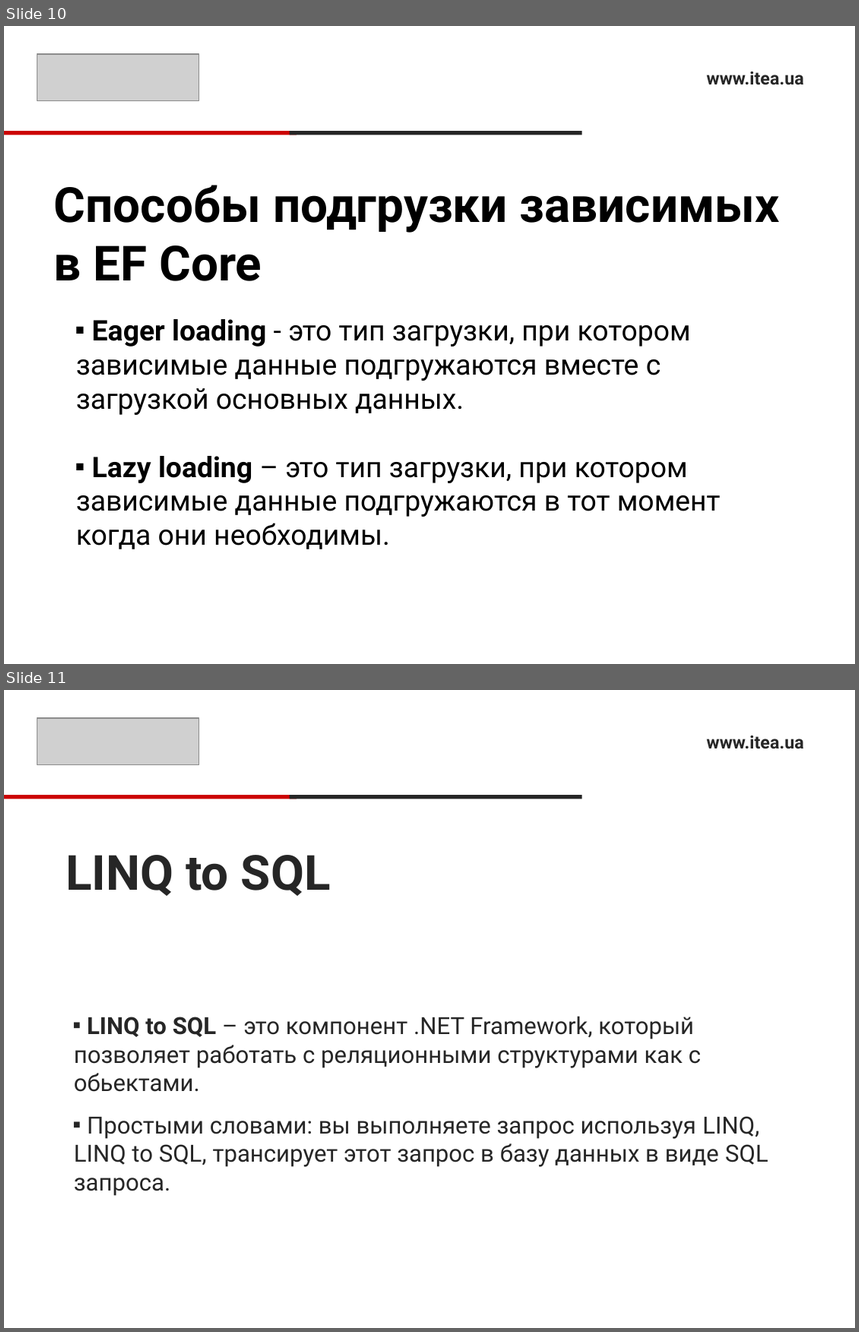
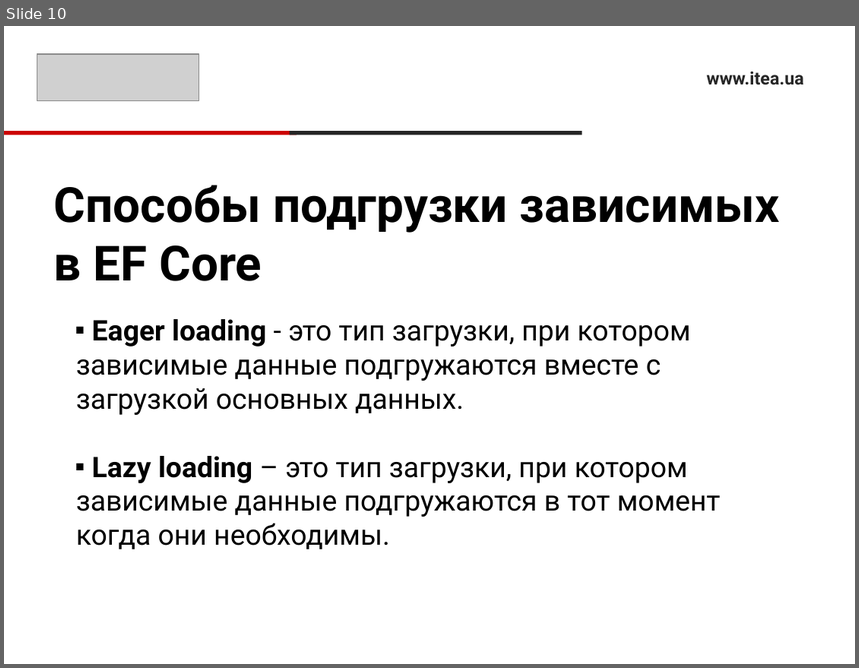
Before and after one commit to RusyaOne/CSharpAdvanced---19.01.2021, a slide deck: 8.EntityFramework/EntityFramework.pptx. Shown one above the other, each under a label of ours: slides 10 and 11 before the commit, slide 10 after it. The pictures are 859x1332 and 859x668 pixels, drawn with LibreOffice and Linux fonts; fonts in the diff are those of the drawing; grey boxes stand for pictures. Boxes give left, top, right and bottom in pixels: in the first picture for what was removed or moved away, otherwise in the second. Text is boxed around its words. In the diff, an @@ line names an element or a change of style, - is before the commit and + after.

```diff
--- a/8.EntityFramework/EntityFramework.pptx
+++ b/8.EntityFramework/EntityFramework.pptx
@@ slide 11 removed at [4,690,855,1328], background #FFFFFF @@
@@ picture removed at [37,718,199,765] @@
@@ text removed at [707,736,804,749] @@
-www.itea.ua
@@ rectangle removed at [4,795,297,799] @@
@@ rectangle removed at [289,795,582,799] @@
@@ title removed at [66,855,331,896] @@
-LINQ to SQL
@@ text removed at [74,1016,769,1196] @@
-▪ LINQ to SQL – это компонент .NET Framework, который позволяет работать с реляционными структурами как с обьектами.
-▪ Простыми словами: вы выполняете запрос используя LINQ, LINQ to SQL, трансирует этот запрос в базу данных в виде SQL запроса.
```
Also in this commit, not shown: 2 slides added.
